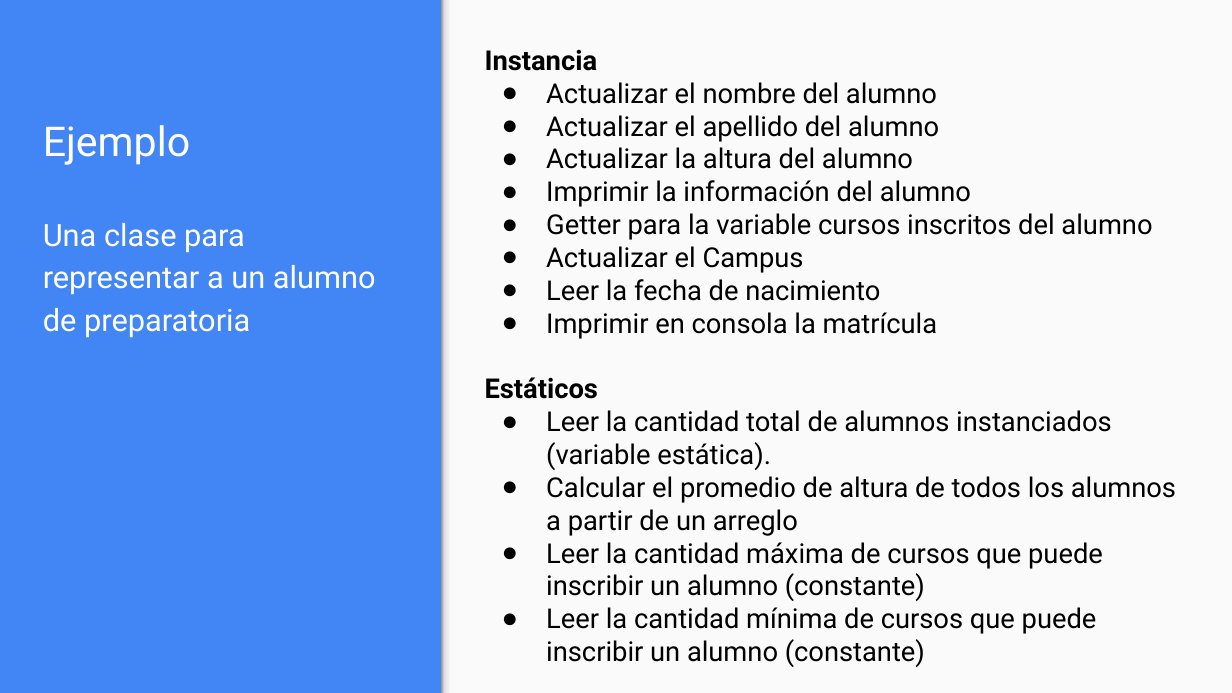
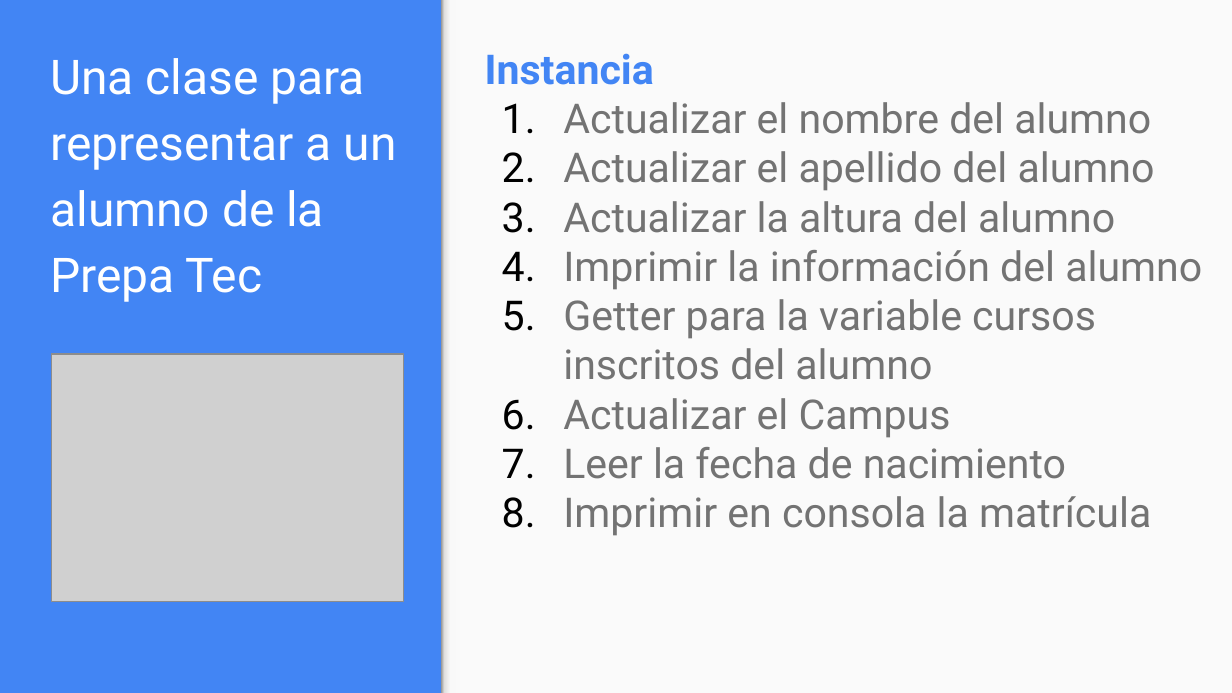
Before and after one commit to OMardil/INFO2, a slide deck: slide 15 of MOD06_Variables_y_metodos_estaticos/01 Presentacion/INFO2_MOD06-Variables_y_metodos_estaticos.pptx. Drawn at 1232x693 pixels with LibreOffice and Linux fonts; fonts in the diff are those of the drawing; grey boxes stand for pictures. Boxes give left, top, right and bottom in pixels: in the first picture for what was removed or moved away, otherwise in the second. Text is boxed around its words. In the diff, an @@ line names an element or a change of style, - is before the commit and + after.

```diff
--- a/MOD06_Variables_y_metodos_estaticos/01 Presentacion/INFO2_MOD06-Variables_y_metodos_estaticos.pptx
+++ b/MOD06_Variables_y_metodos_estaticos/01 Presentacion/INFO2_MOD06-Variables_y_metodos_estaticos.pptx
@@ text at box(50, 58, 397, 302): text changed; size 18 to 28 pt @@
-Una clase para representar a un alumno de preparatoria
+Una clase para representar a un alumno de la Prepa Tec
@@ text "Instancia" at box(485, 53, 1202, 536): size 16 to 24 pt, text colour #000000 to #737373; text colour #000000 to #4285F4 in "Instancia"; bullet ● to 1. @@
@@ title removed at box(43, 125, 190, 165) @@
-Ejemplo
@@ picture added at box(52, 354, 404, 601) @@
@@ text at box(485, 377, 1176, 667): paragraphs removed @@
-Estáticos
-● Leer la cantidad total de alumnos instanciados (variable estática).
-● Calcular el promedio de altura de todos los alumnos a partir de un arreglo
-● Leer la cantidad máxima de cursos que puede inscribir un alumno (constante)
-● Leer la cantidad mínima de cursos que puede inscribir un alumno (constante)
```
Also in this commit, not shown: 13 other slides changed, 4 slides added, 3 slides removed, 22 other files.
